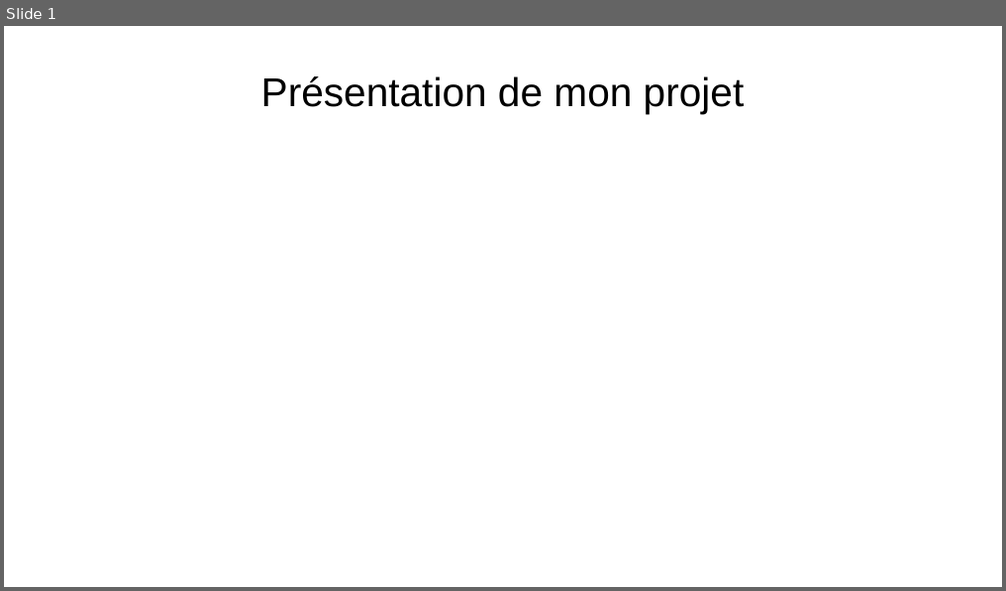
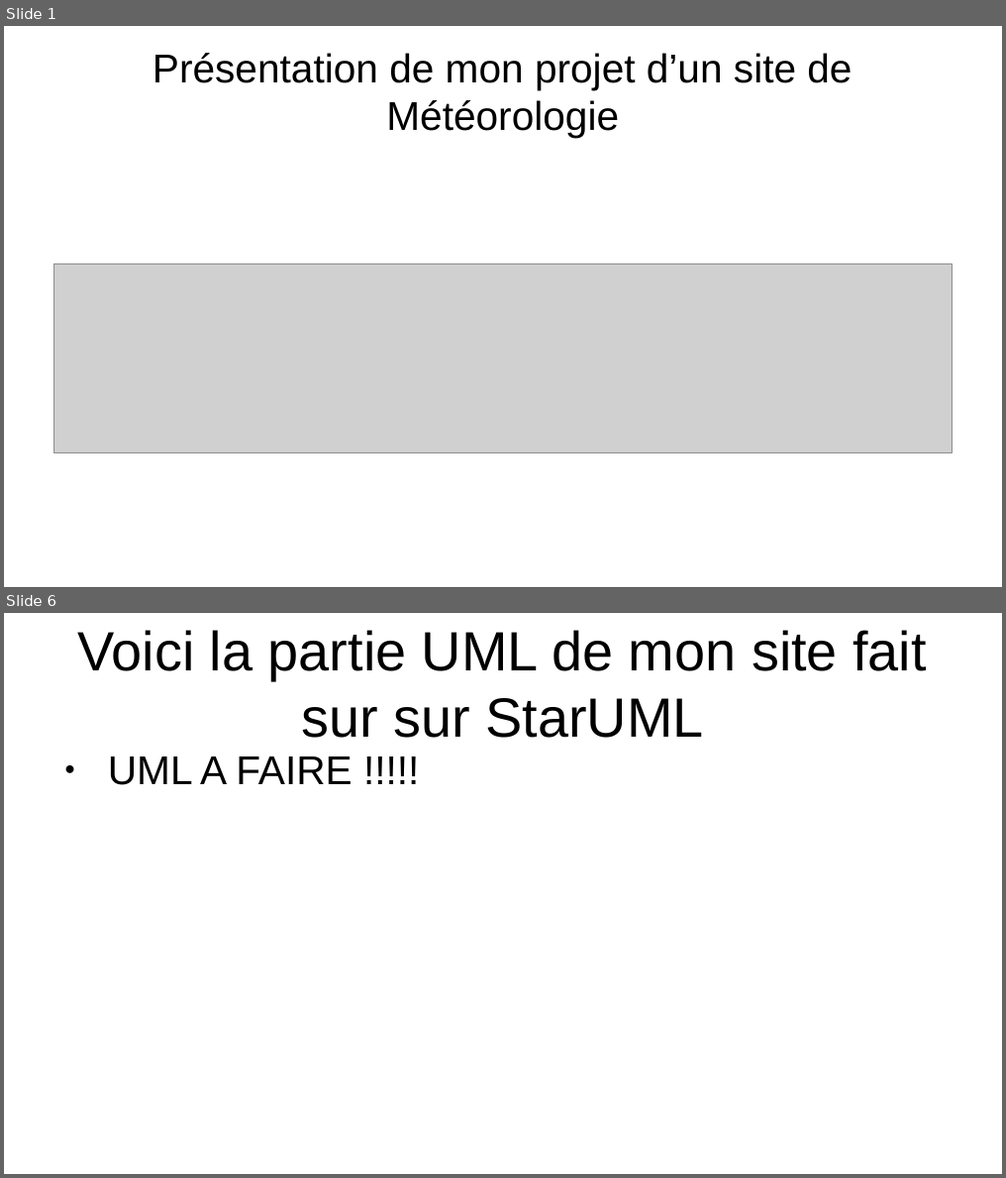
Before and after one commit to Max50603/PROJET--FINAL, a slide deck: PROJET/PROJET FINALE POWERPOINT.odp. Shown one above the other, each under a label of ours: slide 1 before the commit, slides 1 and 6 after it; the slides between them are not shown. The pictures are 1006x591 and 1006x1178 pixels, drawn with LibreOffice and Linux fonts; fonts in the diff are those of the drawing; grey boxes stand for pictures. Boxes give left, top, right and bottom in pixels: in the first picture for what was removed or moved away, otherwise in the second. Text is boxed around its words. In the diff, an @@ line names an element or a change of style, - is before the commit and + after.

```diff
--- a/PROJET/PROJET FINALE POWERPOINT.odp
+++ b/PROJET/PROJET FINALE POWERPOINT.odp
@@ slide 6 added at (4, 613, 1002, 1174), background #FFFFFF @@
@@ title added at (77, 630, 926, 738), 44 pt, text #000000 @@
+Voici la partie UML de mon site fait sur sur StarUML
@@ text added at (108, 757, 351, 785), 32 pt, text #000000 @@
+● UML A FAIRE !!!!!
@@ slide 1 changed as well @@
@@ title at (152, 53, 851, 138): text changed @@
-Présentation de mon projet
+Présentation de mon projet d’un site de Météorologie
@@ picture added at (54, 265, 952, 454) @@
```
Also in this commit, not shown: 11 other slides added, 3 other files.
